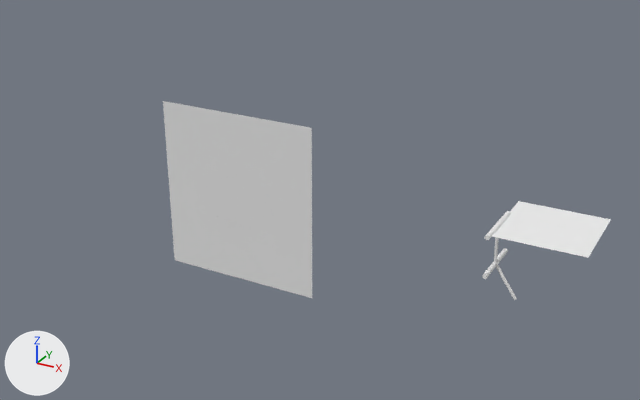
Renders of the Blender file Powerpoint/Blender/SafeSet.blend from each side of a commit.
Camera for both pictures: a 50 mm lens placed at (14.52, -16.61, 9.92), pointed at (4.0, 2.52, 0.36). The lights are fixed; the arrows at lower left show +X, +Y and +Z.

The scene before the commit, as lines of its bpy script (objects in view):
```python
ob_443_4433950_enter_image_description_here_2_on_coordinate_plane = bpy.data.objects.new('443-4433950_enter-image-description-here-2-on-coordinate-plane', me_443_4433950_enter_image_description_here_2_on_coordinate_plane)
ob_443_4433950_enter_image_description_here_2_on_coordinate_plane.location = (1.57, 2.16, 0.0)
ob_443_4433950_enter_image_description_here_2_on_coordinate_plane.rotation_euler = (1.571, 0.0, 0.0)  # degrees (90, 0, 0)
ob_443_4433950_enter_image_description_here_2_on_coordinate_plane.scale = (5.0, 5.0, 5.0)
ob_beziercircle_002 = bpy.data.objects.new('BezierCircle.002', me_mesh_001)
ob_beziercircle_002.parent = ob_443_4433950_enter_image_description_here_2_on_coordinate_plane
ob_beziercircle_002.location = (-2.784, -0.0565, -0.0178)
ob_beziercircle_002.rotation_euler = (1.571, 0.0, 0.0)  # degrees (90, 0, 0)
ob_beziercircle_002.scale = (1.12, 1.12, 1.12)
ob_plane = bpy.data.objects.new('Plane', me_plane)
ob_plane.parent = ob_plane_002
ob_plane.location = (6.248, 0.0, 0.897)
ob_plane.rotation_euler = (0.0, 1.551, 0.0)  # degrees (0, 89, 0)
ob_plane.scale = (0.5, 0.666, 0.666)
ob_plane_002 = bpy.data.objects.new('Plane.002', me_plane_002)
ob_plane_002.location = (10.16, 2.65, 0.9)
ob_plane_002.scale = (1.14, 1.14, 1.14)
ob_z_function = bpy.data.objects.new('Z Function', me_z_function)
ob_z_function.parent = ob_443_4433950_enter_image_description_here_2_on_coordinate_plane
ob_z_function.location = (1.571, 2.157, 0.0)
ob_z_function.rotation_euler = (1.571, 0.0, 0.0)  # degrees (90, 0, 0)
ob_z_function.scale = (0.664, 0.41, 0.303)
```
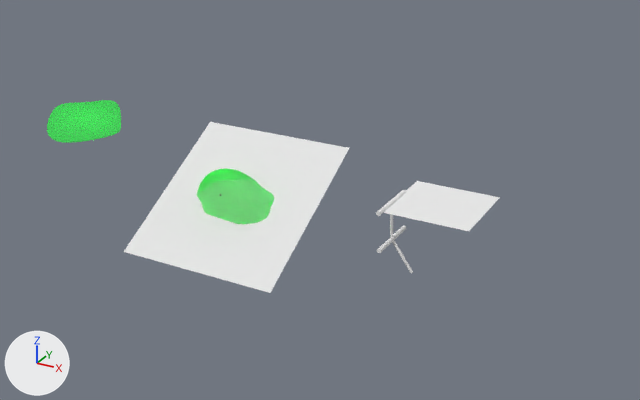
ob_plane is not drawn itself; it is the parent of ob_plane_001, ob_cylinder.

Patch to the scene script:
```diff
--- a/Powerpoint/Blender/SafeSet.blend.py
+++ b/Powerpoint/Blender/SafeSet.blend.py
@@ mat_material_003 @@
 mat_material_003 = principled_material('Material.003')
-mat_material_003.base_color = (0.221, 1.0, 0.371)  # green #81ffa4
+mat_material_003.base_color = (0.0339, 1.0, 0.0791)  # green #34ff4f
 mat_material_003.roughness = 0.0
-mat_material_003.alpha = 0.0
+mat_material_003.alpha = 0.496
 mat_material_003.specular_ior_level = 0.0
@@ ob_plane @@
 ob_plane.location = (6.248, 0.0, 0.897)
-ob_plane.rotation_euler = (0.0, 1.551, 0.0)  # degrees (0, 89, 0)
+ob_plane.rotation_euler = (0.0, 1.526, 0.0)  # degrees (0, 87, 0)
 ob_plane.scale = (0.5, 0.666, 0.666)
@@ ob_plane_002 @@
 ob_plane_002 = bpy.data.objects.new('Plane.002', me_plane_002)
-ob_plane_002.location = (10.16, 2.65, 0.9)
+ob_plane_002.location = (7.39, 2.65, 0.9)
 ob_plane_002.scale = (1.14, 1.14, 1.14)
@@ ob_443_4433950_enter_image_description_here_2_on_coordinate_plane @@
 ob_443_4433950_enter_image_description_here_2_on_coordinate_plane.location = (1.57, 2.16, 0.0)
-ob_443_4433950_enter_image_description_here_2_on_coordinate_plane.rotation_euler = (1.571, 0.0, 0.0)  # degrees (90, 0, 0)
+ob_443_4433950_enter_image_description_here_2_on_coordinate_plane.rotation_euler = (0.524, 0.0, 0.0)  # degrees (30, 0, 0)
 ob_443_4433950_enter_image_description_here_2_on_coordinate_plane.scale = (5.0, 5.0, 5.0)
```

Changed parts and their boxes [x1, y1, x2, y2] in the pictures (640 x 400 px):
'443-4433950_enter-image-description-here-2-on-coordinate-plane', turned: before [163, 101, 312, 298]; after [124, 122, 349, 293]
'Plane.002', moved: before [492, 201, 611, 258]; after [383, 181, 500, 231]
'BezierCircle.002', recoloured, surface changed, turned: before [29, 169, 101, 224]; after [47, 100, 121, 143]
'Z Function', recoloured, surface changed, turned: before [197, 175, 273, 229]; after [197, 168, 274, 224]
'Cylinder.002', turned, moved: before [482, 248, 508, 279]; after [377, 225, 406, 253]
'Cylinder.003', moved: before [485, 211, 511, 240]; after [376, 190, 406, 216]
'Cylinder.001', turned, moved: before [496, 265, 517, 300]; after [392, 240, 413, 273]
'Cylinder', turned, moved: before [494, 237, 499, 262]; after [390, 214, 393, 238]
